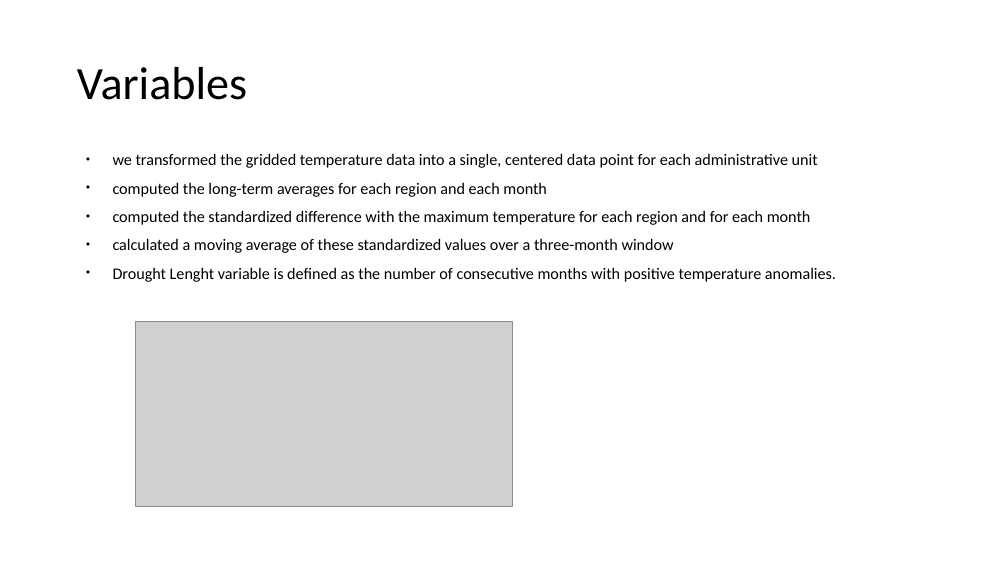
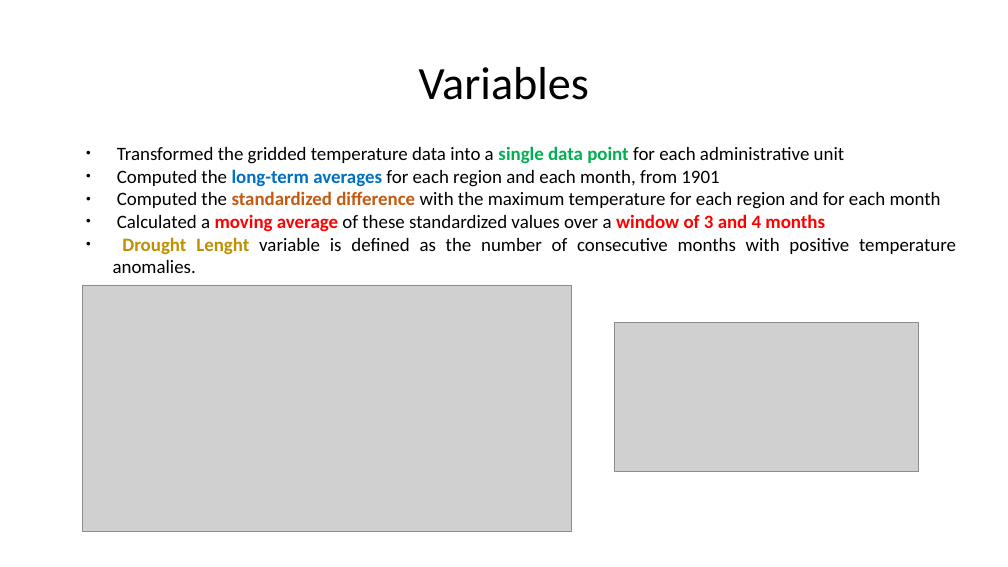
Before and after one commit to saraghivarello/Climate-and-conflict, a slide deck: slide 5 of Weather, conflicts and IDPs in Somalia_isi.odp. Drawn at 1008x567 pixels with LibreOffice and Linux fonts; fonts in the diff are those of the drawing; grey boxes stand for pictures. Boxes give left, top, right and bottom in pixels: in the first picture for what was removed or moved away, otherwise in the second. Text is boxed around its words. In the diff, an @@ line names an element or a change of style, - is before the commit and + after.

```diff
--- a/Weather, conflicts and IDPs in Somalia_isi.odp
+++ b/Weather, conflicts and IDPs in Somalia_isi.odp
@@ title "Variables" at [419,67,589,100]: alignment left to centre @@
@@ text "Transformed the gridded temperature data ...": place and size @@
-text "Transformed the gridded temperature data ..." at [113,153,836,282]
+text "Transformed the gridded temperature data ..." at [113,146,956,273]
@@ text at [117,146,941,232]: text changed; size 15.4 to 18 pt @@
-● we transformed the gridded temperature data into a single, centered data point for each administrative unit
-● computed the long-term averages for each region and each month
-● computed the standardized difference with the maximum temperature for each region and for each month
-● calculated a moving average of these standardized values over a three-month window
+● Transformed the gridded temperature data into a single data point for each administrative unit
+● Computed the long-term averages for each region and each month, from 1901
+● Computed the standardized difference with the maximum temperature for each region and for each month
+● Calculated a moving average of these standardized values over a window of 3 and 4 months
@@ text at [113,237,956,273]: size 15.4 to 18 pt in "Drought Lenght variable is defined as the ..."; text colour #000000 to #BF9000, bold on in "Drought Lenght"; alignment left to justified; indent changed; line spacing 0.7 to 1; less space between paragraphs @@
@@ picture: place and size @@
-picture at [135,321,512,506]
+picture at [82,285,572,532]
@@ picture added at [615,323,918,472] @@
```
Also in this commit, not shown: 8 other slides changed, 4 slides added, 4 slides removed, 1 other file.
